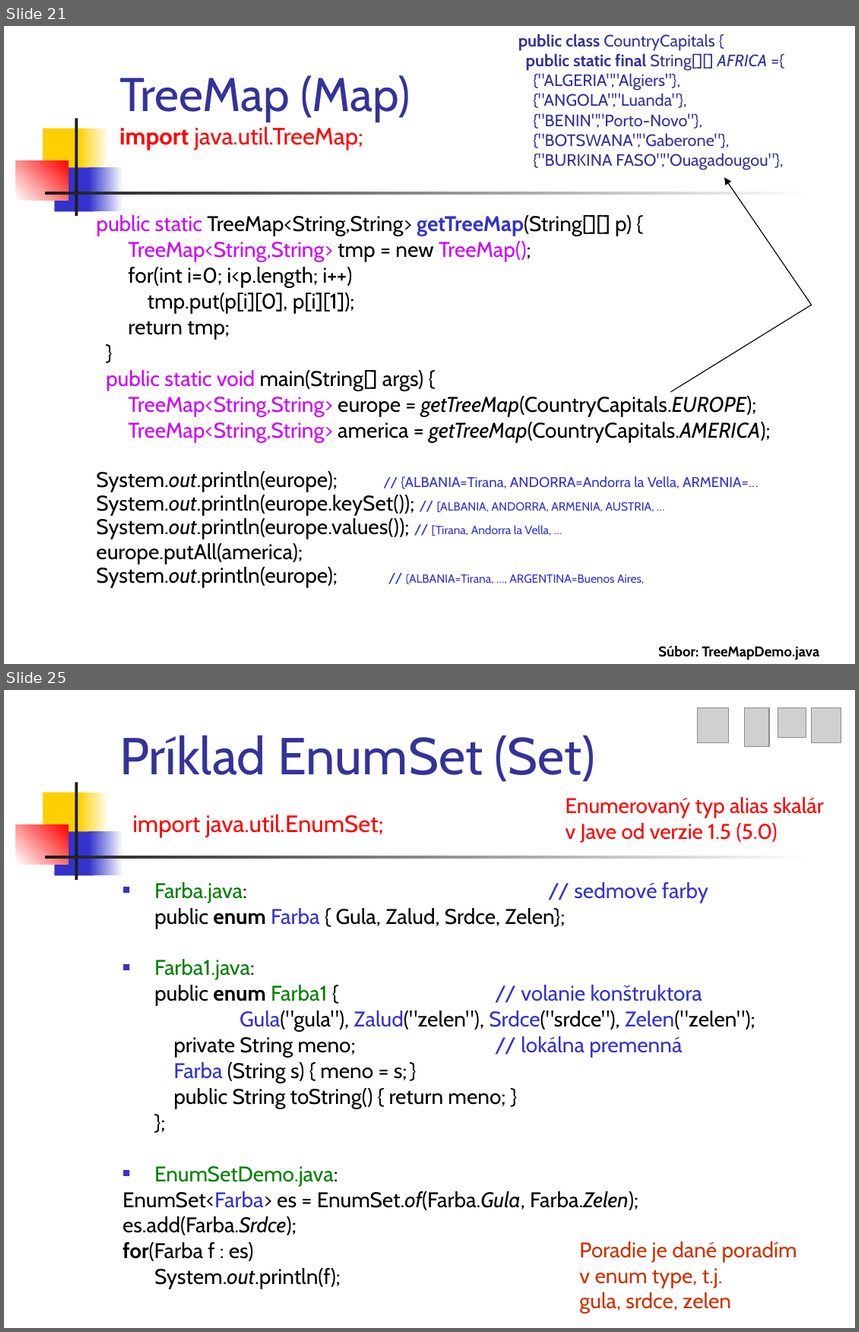
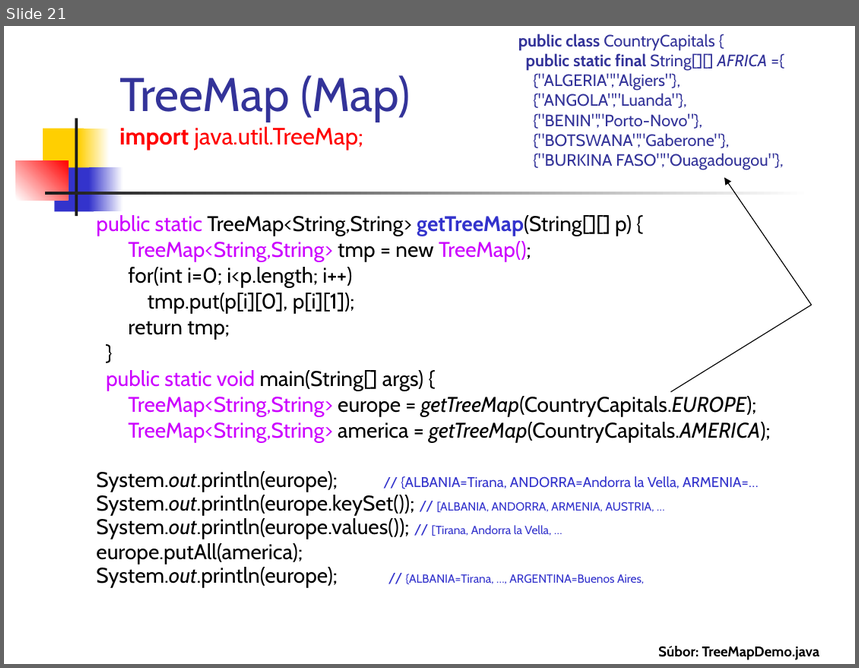
Before and after one commit to Programovanie4/Prednasky, a slide deck: 06/06_java.ppt. Shown one above the other, each under a label of ours: slides 21 and 25 before the commit, slide 21 after it; the slides between them are not shown. The pictures are 859x1332 and 859x668 pixels, drawn with LibreOffice and Linux fonts; fonts in the diff are those of the drawing; grey boxes stand for pictures. Boxes give left, top, right and bottom in pixels: in the first picture for what was removed or moved away, otherwise in the second. Text is boxed around its words. In the diff, an @@ line names an element or a change of style, - is before the commit and + after.

```diff
--- a/06/06_java.ppt
+++ b/06/06_java.ppt
@@ slide 25 removed at bbox=[4, 690, 855, 1328], background #FFFFFF; not listed: 7 template elements that a slide beside it also shows @@
@@ picture removed at bbox=[698, 708, 728, 744] @@
@@ picture removed at bbox=[744, 708, 769, 747] @@
@@ picture removed at bbox=[778, 708, 806, 738] @@
@@ picture removed at bbox=[812, 708, 841, 744] @@
@@ title removed at bbox=[120, 735, 596, 837] @@
-Príklad EnumSet (Set)
-import java.util.EnumSet;
@@ text removed at bbox=[566, 797, 823, 843] @@
-Enumerovaný typ alias skalár
-v Jave od verzie 1.5 (5.0)
@@ text removed at bbox=[123, 882, 756, 1290] @@
-■ Farba.java: // sedmové farby
-public enum Farba { Gula, Zalud, Srdce, Zelen};
-■ Farba1.java:
-public enum Farba1 { // volanie konštruktora
-Gula("gula"), Zalud("zelen"), Srdce("srdce"), Zelen("zelen");
-private String meno; // lokálna premenná
-Farba (String s) { meno = s; }
-public String toString() { return meno; }
-};
-■ EnumSetDemo.java:
-EnumSet<Farba> es = EnumSet.of(Farba.Gula, Farba.Zelen);
-es.add(Farba.Srdce);
-for(Farba f : es)
-System.out.println(f);
@@ text removed at bbox=[579, 1242, 797, 1314] @@
-Poradie je dané poradím
-v enum type, t.j.
-gula, srdce, zelen
```
Also in this commit, not shown: 10 slides changed, 6 slides added, 5 other slides removed, 3 other files.
